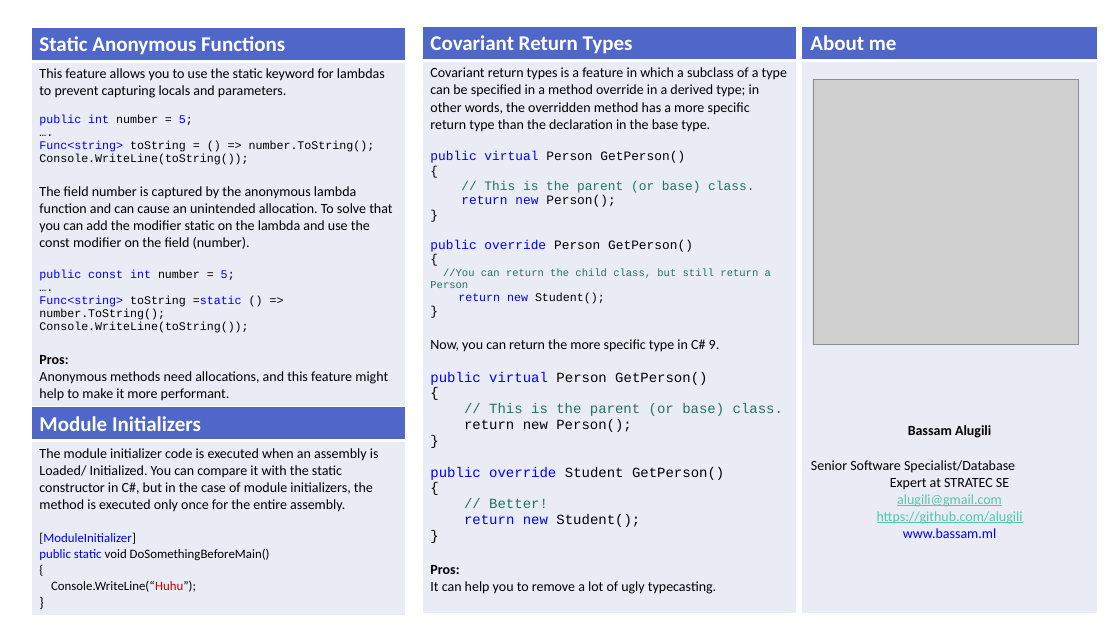
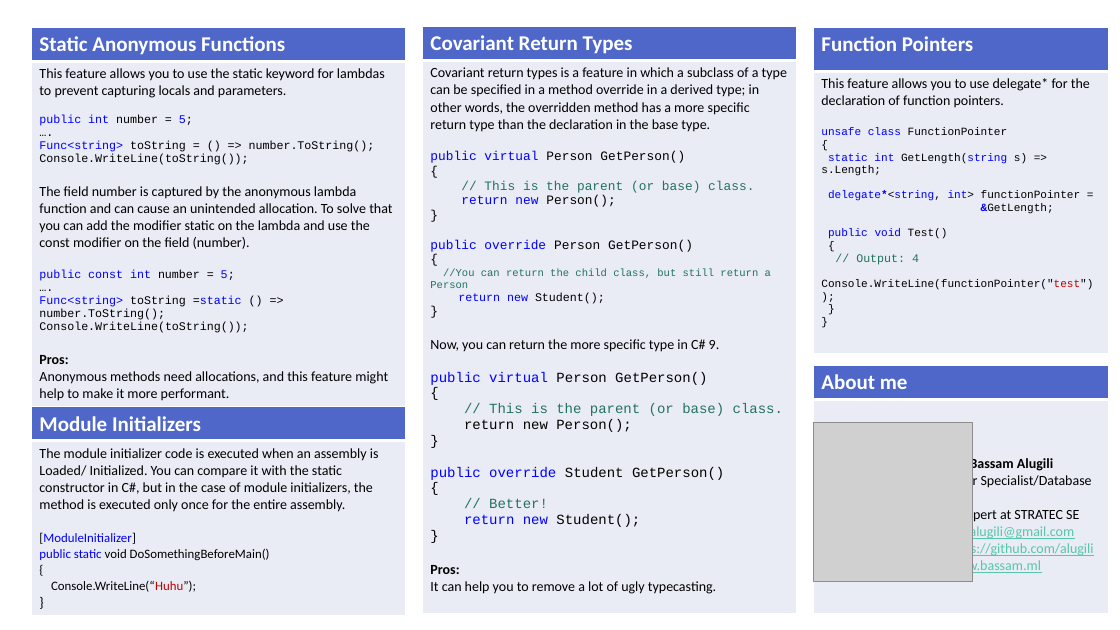
Before and after one commit to alugili/CSharp-9-CheatSheet, a slide deck: slide 5 of CSharp_9_CheatSheet.pptx. Drawn at 1120x630 pixels with LibreOffice and Linux fonts; fonts in the diff are those of the drawing; grey boxes stand for pictures. Boxes give left, top, right and bottom in pixels: in the first picture for what was removed or moved away, otherwise in the second. Text is boxed around its words. In the diff, an @@ line names an element or a change of style, - is before the commit and + after.

Commit message:
Adding Function Pointers
Adding the Function Pointers to the cheat sheet.

```diff
--- a/CSharp_9_CheatSheet.pptx
+++ b/CSharp_9_CheatSheet.pptx
@@ table added at [813,27,1109,354], 2 rows, 1 columns @@
+Function Pointers
+This feature allows you to use delegate* for the declaration of function pointers. / unsafe class FunctionPointer / { / static int GetLength(string s) => s.Length; / delegate*<string, int> functionPointer = / &GetLength; / public void Test() / { / // Output: 4 / Console.WriteLine(functionPointer("test")); / } / }
@@ table at [813,365,1109,613] @@
-row 2, column 1: Bassam Alugili / Senior Software Specialist/Database / Expert at STRATEC SE / alugili@gmail.com / https://github.com/alugili / www.bassam.ml
+row 2, column 1: Bassam Alugili / Senior Specialist/Database / Expert at STRATEC SE / alugili@gmail.com / https://github.com/alugili / www.bassam.ml
@@ table: place and size @@
-table at [802,26,1098,613]
+table at [813,365,1109,613]
@@ picture: place and size @@
-picture at [813,79,1079,344]
+picture at [813,422,973,581]
```
Also in this commit, not shown: 1 other slide changed, 1 other file.
